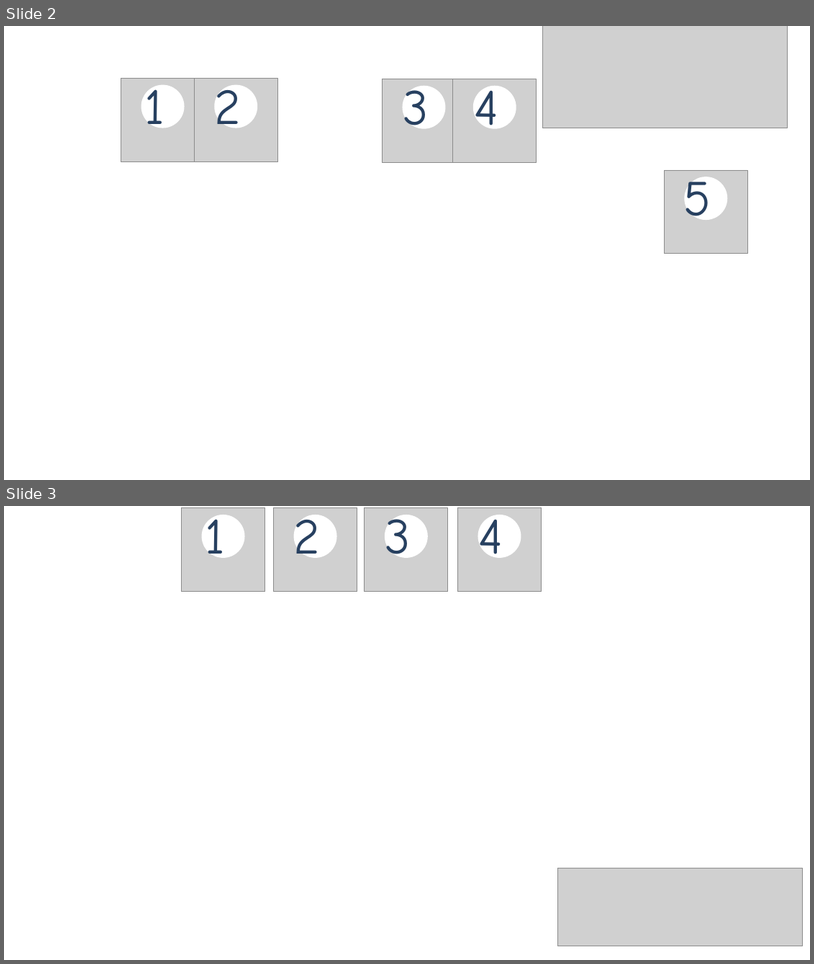
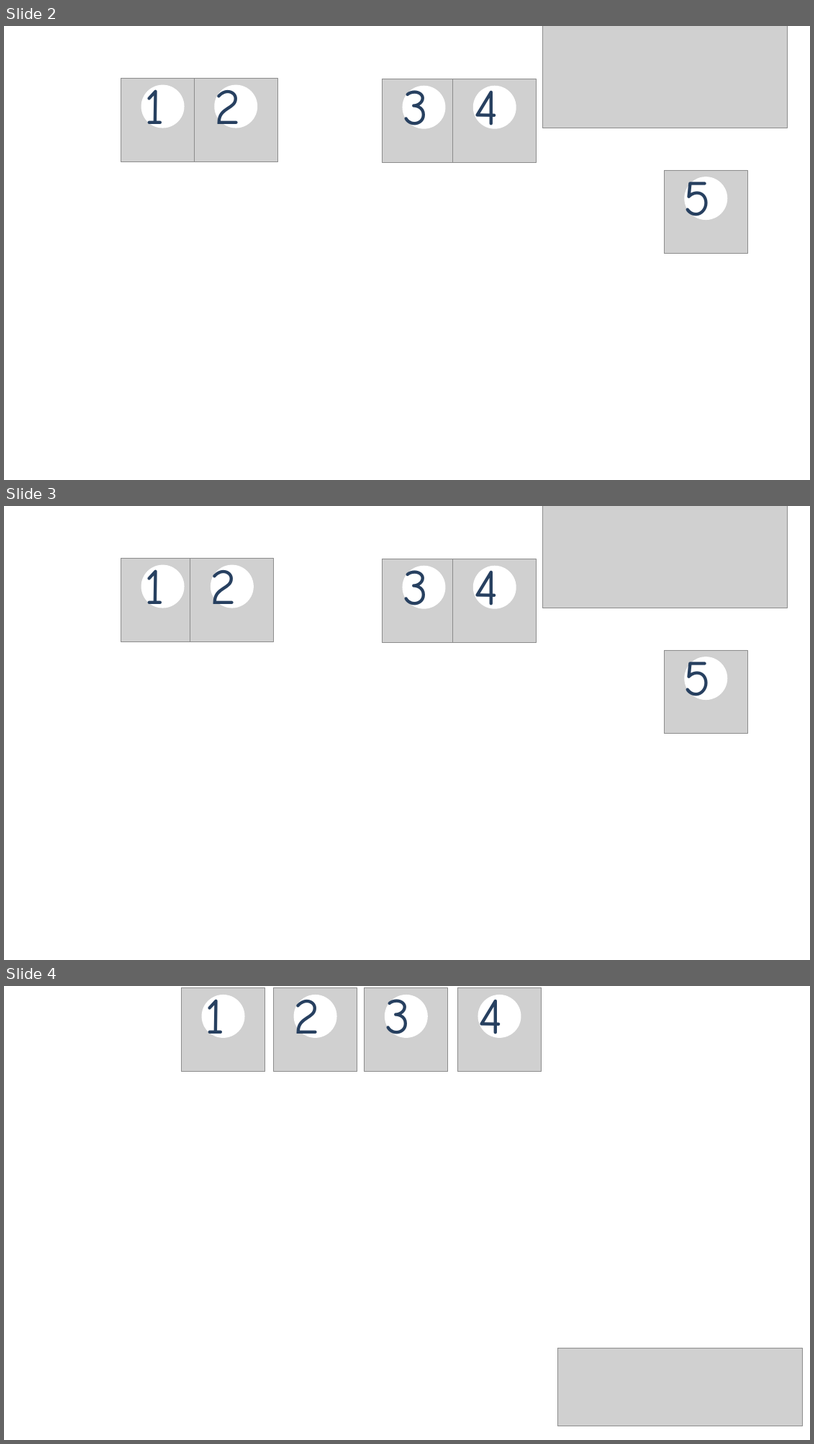
Before and after one commit to teamET/2018.perform, a slide deck: api-server/routes/linebot_mapImg/マップ画像編集用.pptx. Shown one above the other, each under a label of ours: slides 2 and 3 before the commit, slides 2, 3 and 4 after it. The pictures are 814x964 and 814x1444 pixels, drawn with LibreOffice and Linux fonts; fonts in the diff are those of the drawing; grey boxes stand for pictures; background and template pictures are left out. Boxes give left, top, right and bottom in pixels: in the first picture for what was removed or moved away, otherwise in the second. Text is boxed around its words. In the diff, an @@ line names an element or a change of style, - is before the commit and + after.

```diff
--- a/api-server/routes/linebot_mapImg/マップ画像編集用.pptx
+++ b/api-server/routes/linebot_mapImg/マップ画像編集用.pptx
@@ slide 3 added at bbox=[4, 506, 810, 960], background picture (left out) @@
@@ picture added at bbox=[543, 506, 789, 608] @@
@@ picture added at bbox=[121, 558, 205, 641] @@
@@ ellipse added at bbox=[142, 565, 184, 608], fill #FFFFFF @@
@@ text added at bbox=[144, 565, 165, 608], 60 pt, text #274060 @@
+1
@@ picture added at bbox=[190, 558, 274, 641] @@
@@ ellipse added at bbox=[211, 565, 254, 608], fill #FFFFFF @@
@@ text added at bbox=[211, 565, 237, 608], 60 pt, text #274060 @@
+2
@@ picture added at bbox=[383, 559, 466, 643] @@
@@ ellipse added at bbox=[403, 566, 445, 609], fill #FFFFFF @@
@@ text added at bbox=[403, 566, 428, 608], 60 pt, text #274060 @@
+3
@@ picture added at bbox=[453, 559, 537, 643] @@
@@ ellipse added at bbox=[473, 566, 517, 609], fill #FFFFFF @@
@@ text added at bbox=[474, 566, 499, 608], 60 pt, text #274060 @@
+4
@@ picture added at bbox=[665, 650, 748, 734] @@
@@ ellipse added at bbox=[684, 656, 728, 700], fill #FFFFFF @@
@@ text added at bbox=[684, 656, 712, 700], 60 pt, text #274060 @@
+5
@@ what was slide 3 is now slide 4 @@
```
Also in this commit, not shown: 8 slides changed, 7 other slides added, 4 slides removed.
